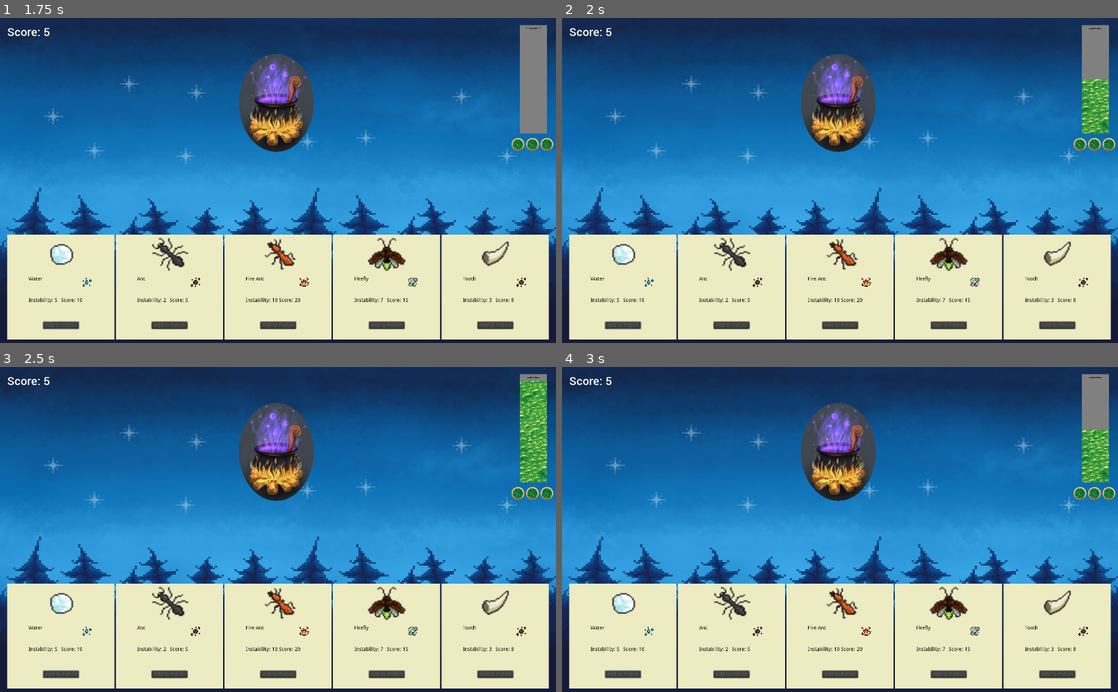
Above: before the commit, frames 1-4 (two rows, left to right).
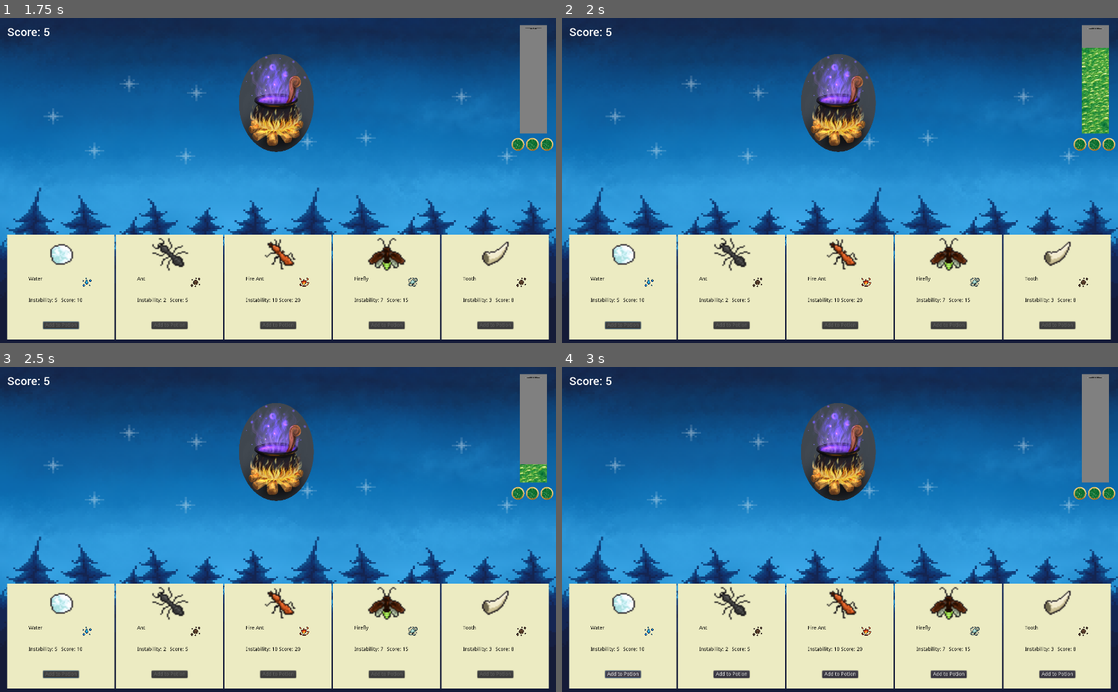
Above: after the commit, the same moments.

Repository: jackslinger/ludum-dare-49
Game: Godot game, scene res://scenes/Start.tscn
The game is run twice, just before and just after one commit, with the same random seed, the same clock (stepped at 60 frames per second) and the same inputs.
Inputs:
- Up to frame 1 (1.75 s): click "Play Game" at 0.5 s; click "Add to Potion" at 1.25 s
- Up to frame 2 (2 s): no input
- Up to frame 3 (2.5 s): no input
- Up to frame 4 (3 s): no input

Frame 1 is identical in both runs. In frame 2, 0.5% of the frame differs, in the area x 93-99%, y 9-20%; in frame 3, 1.2%, in the area x 93-99%, y 4-30%; in frame 4, 1.0%.

Commit message:
Speed up the animation for the stability bar boil.

Diff:
--- a/scripts/StabilityBar.gd
+++ b/scripts/StabilityBar.gd
@@ -26,7 +26,7 @@
 		stability_threshold = 100
 	yield(animate_threshold(), "completed")
 
-func animate_value(target, tween_duration=1.0):
+func animate_value(target, tween_duration=0.5):
 	$Bubbles/Tween.interpolate_property($Bubbles, 'value', $Bubbles.value, target, tween_duration, Tween.TRANS_CUBIC, Tween.EASE_OUT)
 	$Bubbles/Tween.start()
 	yield($Bubbles/Tween, "tween_completed")
